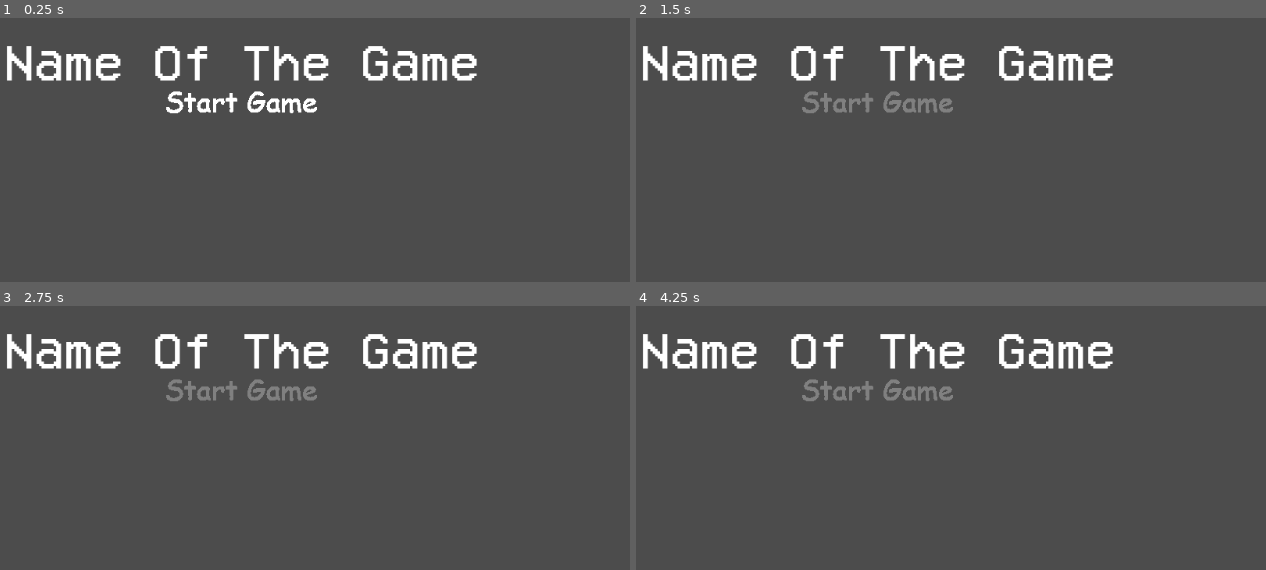
Above: before the commit, frames 1-4 (two rows, left to right).
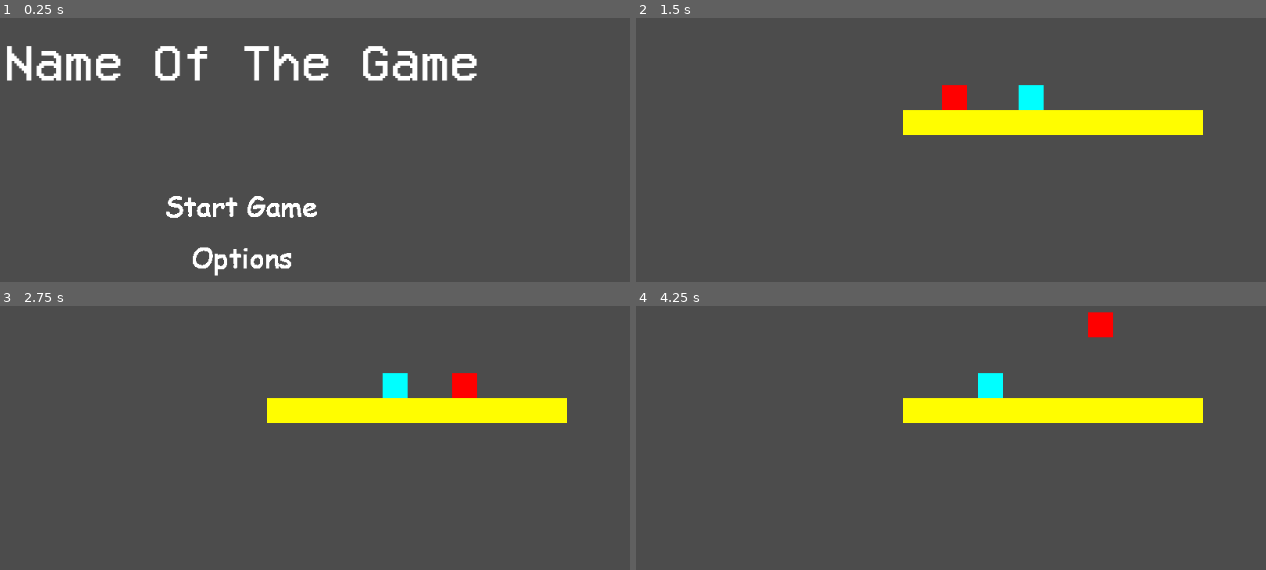
Above: after the commit, the same moments.

Repository: Yagoi23/Game-Jam-2022
Game: Godot game, scene res://StartMenu.tscn
The game is run twice, just before and just after one commit, with the same random seed, the same clock (stepped at 60 frames per second) and the same inputs. The project has no main scene, so this scene is started directly.
Inputs (mouse positions are in pixels of both pictures, inside the frame that each line leads up to; where the layout moved, square brackets give the same spot in the first picture):
- Up to frame 1 (0.25 s): no input
- Up to frame 2 (1.5 s): click (875, 205) [875, 102] at 0.5 s; tap Enter at 1.25 s; hold D (p1_right) from 1.28 s (still down)
- Up to frame 3 (2.75 s): keep holding D (p1_right); tap W (p1_up) at 1.52, 2.27 s
- Up to frame 4 (4.25 s): release D (p1_right) at 2.78 s; hold A (p1_left) 2.78-3.53 s; hold D (p1_right) from 3.53 s (still down); tap W (p1_up) at 3.77 s

The runs differ from the first frame. In frame 1, 2.4% of the frame differs, in the area x 26-51%, y 27-98%; in frame 2, 9.5%; in frame 3, 9.5%, in the area x 1-90%, y 10-45%; in frame 4, 9.5%.

Commit message:
Semi-Functional Start Menu

Diff:
--- a/StartMenu.gd
+++ b/StartMenu.gd
@@ -17,4 +17,4 @@
 
 
 func _on_TextureButton_button_down():
-	pass
+	get_tree().change_scene("TestScene.tscn")
--- a/StartMenu.tscn
+++ b/StartMenu.tscn
@@ -1,15 +1,17 @@
-[gd_scene load_steps=6 format=2]
+[gd_scene load_steps=8 format=2]
 
 [ext_resource path="res://VCR_OSD_MONO_1.001.ttf" type="DynamicFontData" id=1]
 [ext_resource path="res://SW.png" type="Texture" id=2]
 [ext_resource path="res://SG-1.png.png" type="Texture" id=3]
 [ext_resource path="res://StartMenu.gd" type="Script" id=4]
+[ext_resource path="res://OG-1.png.png" type="Texture" id=5]
+[ext_resource path="res://OW-1.png.png" type="Texture" id=6]
 
 [sub_resource type="DynamicFont" id=1]
 size = 64
 font_data = ExtResource( 1 )
 
-[node name="MarginContainer" type="MarginContainer"]
+[node name="StartMenu" type="MarginContainer"]
 anchor_right = 1.0
 anchor_bottom = 1.0
 margin_left = 120.0
@@ -21,6 +23,7 @@
 [node name="VBoxContainer" type="VBoxContainer" parent="."]
 margin_right = 784.0
 margin_bottom = 440.0
+size_flags_vertical = 3
 
 [node name="Label" type="Label" parent="VBoxContainer"]
 margin_right = 784.0
@@ -32,11 +35,19 @@
 [node name="CenterContainer" type="CenterContainer" parent="VBoxContainer"]
 margin_top = 61.0
 margin_right = 784.0
-margin_bottom = 101.0
+margin_bottom = 440.0
+size_flags_vertical = 3
 
-[node name="TextureButton" type="TextureButton" parent="VBoxContainer/CenterContainer"]
+[node name="VBoxContainer" type="VBoxContainer" parent="VBoxContainer/CenterContainer"]
 margin_left = 292.0
+margin_top = 134.0
 margin_right = 492.0
+margin_bottom = 244.0
+size_flags_vertical = 3
+custom_constants/separation = 30
+
+[node name="StartGame" type="TextureButton" parent="VBoxContainer/CenterContainer/VBoxContainer"]
+margin_right = 200.0
 margin_bottom = 40.0
 grow_horizontal = 0
 grow_vertical = 0
@@ -45,4 +56,11 @@
 texture_normal = ExtResource( 2 )
 texture_hover = ExtResource( 3 )
 
-[connection signal="button_down" from="VBoxContainer/CenterContainer/TextureButton" to="." method="_on_TextureButton_button_down"]
+[node name="Options" type="TextureButton" parent="VBoxContainer/CenterContainer/VBoxContainer"]
+margin_top = 70.0
+margin_right = 200.0
+margin_bottom = 110.0
+texture_normal = ExtResource( 6 )
+texture_hover = ExtResource( 5 )
+
+[connection signal="button_down" from="VBoxContainer/CenterContainer/VBoxContainer/StartGame" to="." method="_on_TextureButton_button_down"]
Binary file added: OG-1.png.png
Not shown, added: OG-1.png.png.import
Binary file added: OW-1.png.png
Not shown, added: OW-1.png.png.import
Binary file added: OW.png
Not shown, added: OW.png.import
